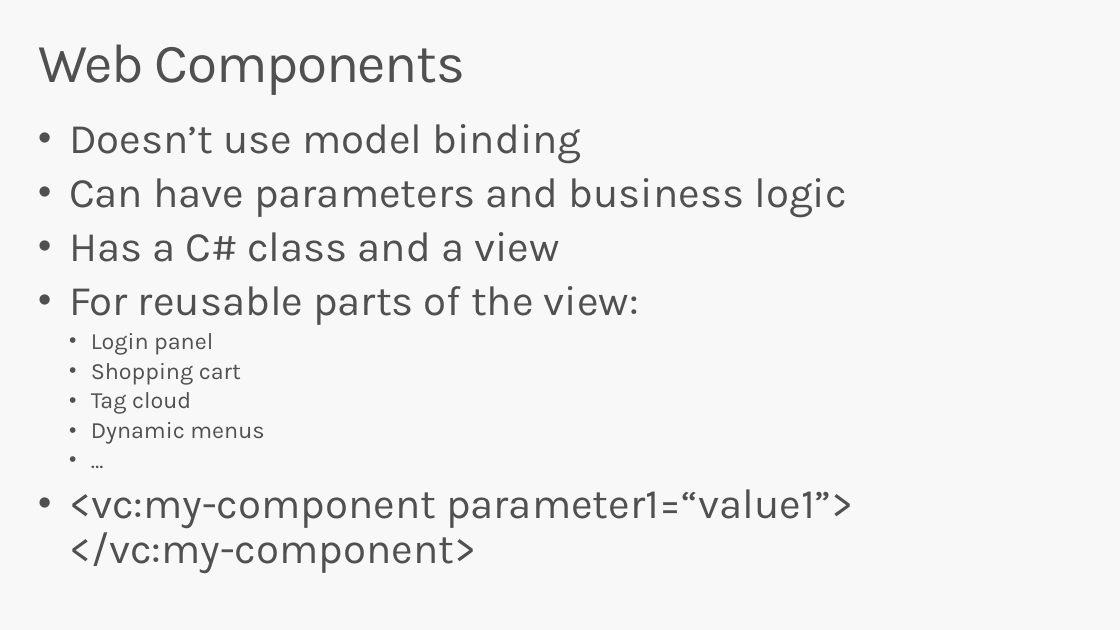
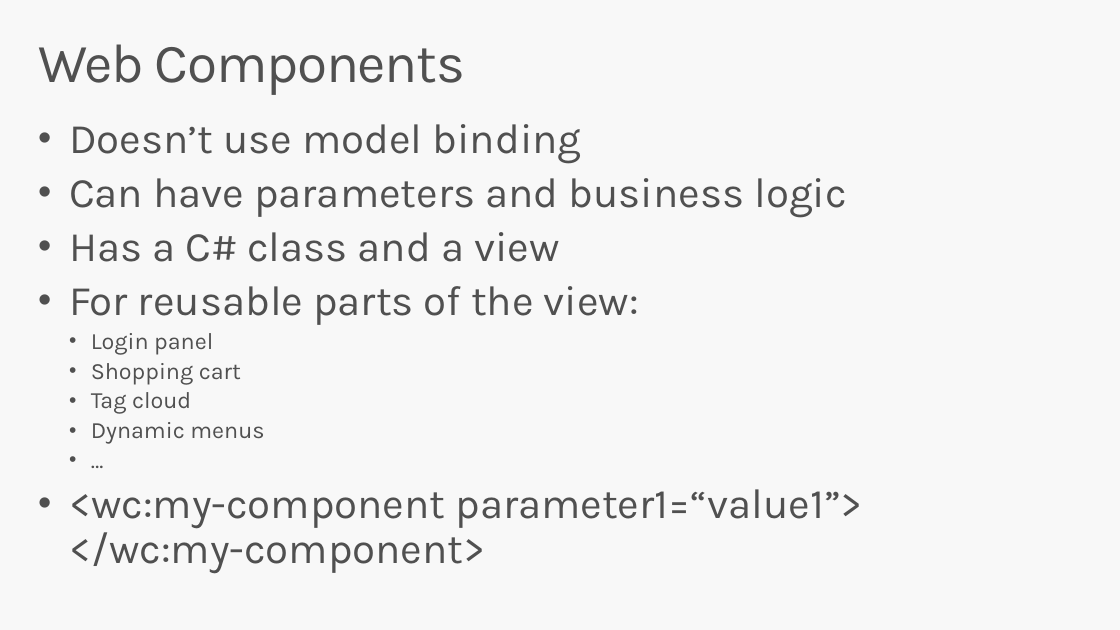
Before and after one commit to miroslavpopovic/aspnetcore-workshop, a slide deck: slide 21 of docs/aspnetcore-introduction.pptx. Drawn at 1120x630 pixels with LibreOffice and Linux fonts; fonts in the diff are those of the drawing. Boxes give left, top, right and bottom in pixels: in the first picture for what was removed or moved away, otherwise in the second. Text is boxed around its words. In the diff, an @@ line names an element or a change of style, - is before the commit and + after.

```diff
--- a/docs/aspnetcore-introduction.pptx
+++ b/docs/aspnetcore-introduction.pptx
@@ text at (69, 489, 862, 574): text changed @@
-• <vc:my-component parameter1=“value1”>
-  </vc:my-component>
+• <wc:my-component parameter1=“value1”>
+  </wc:my-component>
```
Also in this commit, not shown: 15 other files.
